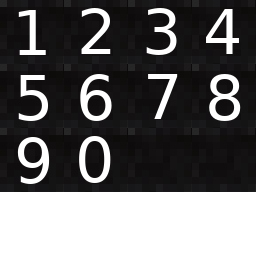
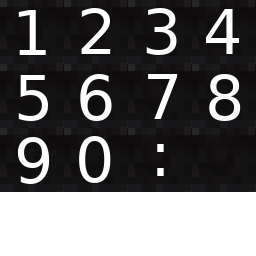
Two versions of the same layered image (256×256). Layer-by-layer changes:
added layer "Layer #3" above "Layer #2" over left=157, top=144, right=164, bottom=176
